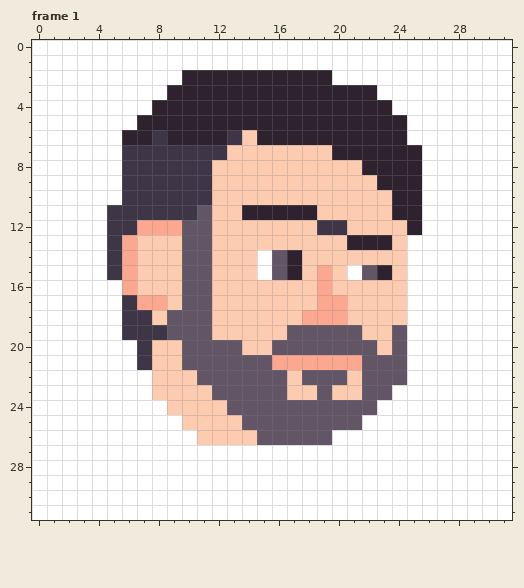
File history of a pixel-art file, identity/identity.aseprite. This is how it looked before the edit.
32x32 pixels, 1 frame. Shown: frame 1. The commit also changed other frames, which this record leaves out.
Now the later version:
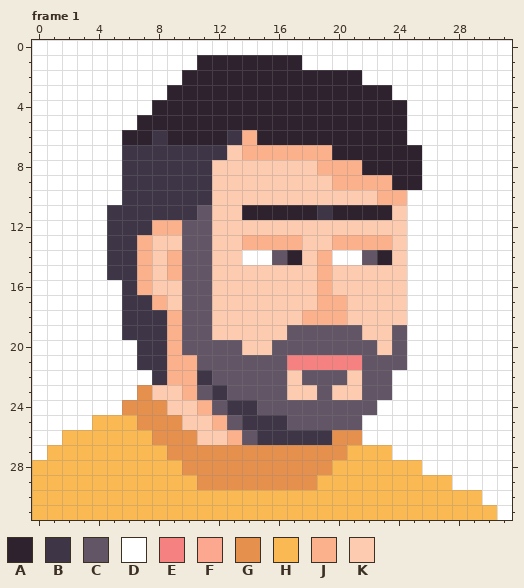
Palette (. is transparent): A #2e222f  B #3e3546  C #625565  D #ffffff  E #f68181  F #fca790  G #e6904e  H #fbb954  J #fbb28c  K #fdcbb0
Diff:
layer "Layer 2" added
layer "Layer 3" added
--- frame 1, layer "Layer 1"
@@ x 0..31 @@
  0 DDDDDDDDDDDDDDDDDDDDDDDDDDDDDDDD
- 1 DDDDDDDDDDDDDDDDDDDDDDDDDDDDDDDD
- 2 DDDDDDDDDDAAAAAAAAAADDDDDDDDDDDD
- 3 DDDDDDDDDAAAAAAAAAAAAAADDDDDDDDD
- 4 DDDDDDDDAAAAAAAAAAAAAAAADDDDDDDD
+ 1 DDDDDDDDDDDAAAAAAADDDDDDDDDDDDDD
+ 2 DDDDDDDDDDAAAAAAAAAAAADDDDDDDDDD
+ 3 DDDDDDDDDAAAAAAAAAAAAAAADDDDDDDD
+ 4 DDDDDDDDAAAAAAAAAAAAAAAAADDDDDDD
  5 DDDDDDDAAAAAAAAAAAAAAAAAADDDDDDD
- 6 DDDDDDAABAAAABKAAAAAAAAAADDDDDDD
- 7 DDDDDDBBBBBBBKKKKKKKAAAAAADDDDDD
- 8 DDDDDDBBBBBBKKKKKKKKKKAAAADDDDDD
- 9 DDDDDDBBBBBBKKKKKKKKKKKAAADDDDDD
-10 DDDDDDBBBBBBKKKKKKKKKKKKAADDDDDD
-11 DDDDDBBBBBBCKKAAAAAKKKKKAADDDDDD
-12 DDDDDBBFFFCCKKKKKKKBBKKKKADDDDDD
-13 DDDDDBFKKKCCKKKKKKKKKAAAKDDDDDDD
-14 DDDDDBFKKKCCKKKDCAKKKKKKKDDDDDDD
-15 DDDDDBFKKKCCKKKDCAKFKDCAKDDDDDDD
-16 DDDDDDFKKKCCKKKKKKKFKKKKKDDDDDDD
-17 DDDDDDBFFKCCKKKKKKKFFKKKKDDDDDDD
-18 DDDDDDBBKCCCKKKKKKFFFKKKKDDDDDDD
-19 DDDDDDBBBCCCKKKKKCCCCCKKCDDDDDDD
-20 DDDDDDDBKKCCCCKKCCCCCCCKCDDDDDDD
-21 DDDDDDDBKKCCCCCCFFFFFFCCCDDDDDDD
-22 DDDDDDDDKKKCCCCCCKCCCKCCCDDDDDDD
-23 DDDDDDDDKKKKCCCCCKKCKKCCDDDDDDDD
-24 DDDDDDDDDKKKKCCCCCCCCCCDDDDDDDDD
-25 DDDDDDDDDDKKKKCCCCCCCCDDDDDDDDDD
-26 DDDDDDDDDDDKKKKCCCCCDDDDDDDDDDDD
-27 DDDDDDDDDDDDDDDDDDDDDDDDDDDDDDDD
-28 DDDDDDDDDDDDDDDDDDDDDDDDDDDDDDDD
-29 DDDDDDDDDDDDDDDDDDDDDDDDDDDDDDDD
-30 DDDDDDDDDDDDDDDDDDDDDDDDDDDDDDDD
-31 DDDDDDDDDDDDDDDDDDDDDDDDDDDDDDDD
+ 6 DDDDDDAABAAAABJAAAAAAAAAADDDDDDD
+ 7 DDDDDDBBBBBBBKJJJJJJAAAAAADDDDDD
+ 8 DDDDDDBBBBBBKKKKKKKJJJAAAADDDDDD
+ 9 DDDDDDBBBBBBKKKKKKKKJJJJAADDDDDD
+10 DDDDDDBBBBBBKKKKKKKKKKKJJDDDDDDD
+11 DDDDDBBBBBBCKKAAAAABAAAAKDDDDDDD
+12 DDDDDBBBJJCCKKKKKKKKKKKKKDDDDDDD
+13 DDDDDBBJKKCCKKJJJJKKJJJJKDDDDDDD
+14 DDDDDBBJKJCCKKDDCAKJDDCAKDDDDDDD
+15 DDDDDBBJKJCCKKKKKKKJKKKKKDDDDDDD
+16 DDDDDDBJKKCCKKKKKKKJKKKKKDDDDDDD
+17 DDDDDDBBJKCCKKKKKKKJJKKKKDDDDDDD
+18 DDDDDDBBBJCCKKKKKKJJJKKKKDDDDDDD
+19 DDDDDDBBBJCCKKKKKCCCCCKKCDDDDDDD
+20 DDDDDDDBBJCCCCKKCCCCCCCKCDDDDDDD
+21 DDDDDDDBBJJCCCCCCEEEEECCCDDDDDDD
+22 DDDDDDDDBJJBCCCCCKCCCKCCDDDDDDDD
+23 DDDDDDDGKKJCBCCCCKKCKKCCDDDDDDDD
+24 DDDDDDGGGKKJCBBCCCCCCCCDDDDDDDDD
+25 DDDDHHHGGGKKJCBBBCCCCCDDDDDDDDDD
+26 DDHHHHHHGGGKKJCBBBBBGGDDDDDDDDDD
+27 DHHHHHHHHGGGGGGGGGGGGHHHDDDDDDDD
+28 HHHHHHHHHHGGGGGGGGGGHHHHHHDDDDDD
+29 HHHHHHHHHHHGGGGGGGGHHHHHHHHHDDDD
+30 HHHHHHHHHHHHHHHHHHHHHHHHHHHHHHDD
+31 HHHHHHHHHHHHHHHHHHHHHHHHHHHHHHHD
